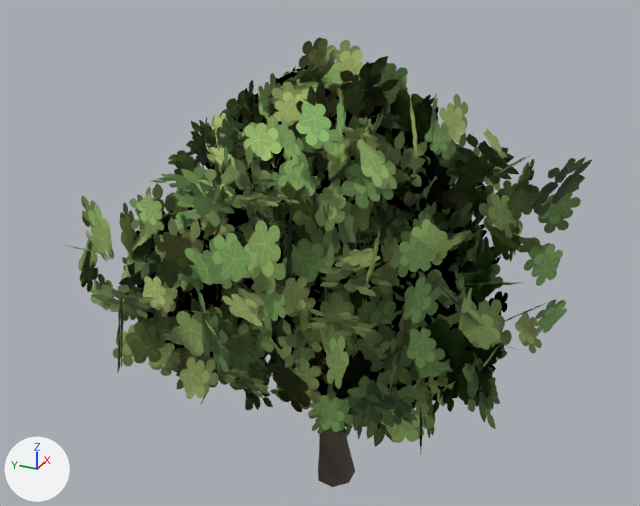
The glTF model web/public/models/trees/maple_0.glb: old version first, new version second.
Camera for both pictures: a 50 mm camera at (-1.489, -0.617, 1.288) aimed at (-0.002, 0.053, 0.544). The lights are fixed; the arrows at lower left show +X, +Y and +Z. The picture after the commit comes second.

The older version as bpy lines, for what is in view:
```python
ob_maple_0 = bpy.data.objects.new('maple_0', me_maple_0)
ob_maple_0.location = (0.0, 0.0, 0.0)
```
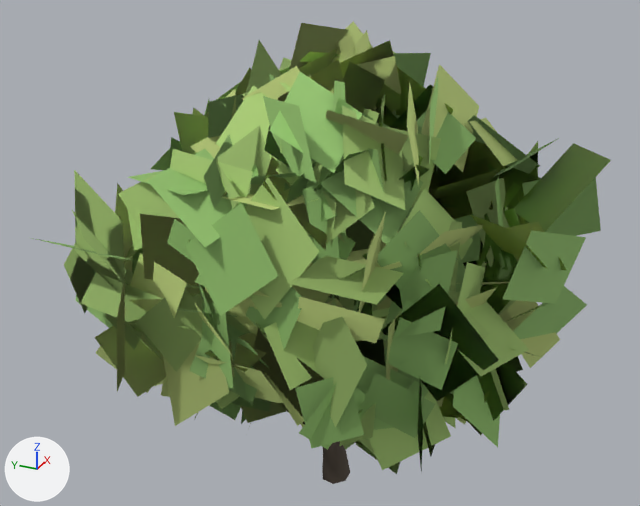
Location of each change, (x1, y1, x2, y2) in pixels of the pictures (640 x 506 px; the box of a moved part takes in the faces that stretch with it):
'maple_0', surface changed, reshaped
    before: (65, 38, 593, 487)
    after: (32, 21, 611, 484)
part 1 of me_maple_0, moved or reshaped
    before: (318, 429, 355, 487)
    after: (322, 441, 350, 484)
part 2 of me_maple_0, surface changed
    before: (65, 38, 593, 453)
    after: (37, 21, 611, 474)

The change, as a list of edits to the scene's bpy script:
```text
Change mat_foliage:
    remove # nodes: BsdfPrincipled, Math x3, Mix, OutputMaterial, TexImage, VertexColor
    remove # uses the picture img_image_0
    nodes: BsdfPrincipled, Math x2, OutputMaterial, VertexColor
Change me_maple_0:
    where me_maple_0.from_pydata(...)  # 3361 vertices, 1900 faces; spans x -0.5..0.5, y -0.482..0.482, z 0.0..1.0
    used by ob_maple_0; location = (0.0, 0.0, 0.0)
    me_maple_0 part 1: the loose piece of 49 vertices spanning x -0.048..0.043, y -0.025..0.059, z 0.0..0.263 is multiplied about its middle by the matrix ((0.755, -0.002, -0.03), (-0.002, 0.751, 0.013), (-0.035, 0.014, 0.996)), then moved by (-0.003, 0.001, -0.002)
    me_maple_0 part 2: texture (UV) coordinates of 1560 of 1900 faces, centred in x -0.456..0.411, y -0.431..0.43, z 0.257..0.932, changed; they spanned u 0.0..0.75, v 0.51..0.99 and now span u 0.0..0.75, v 0.75..1.0
```
